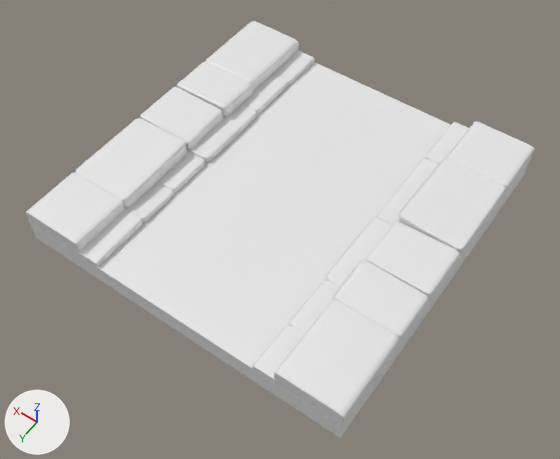
A saved change to the FBX model Assets/Models/Sewer_Blockout/SM_Floor_4x4.fbx.
Rendered twice from a 50 mm lens placed at (-10.47, 5.37, 13.16), pointed at (-4.25, -3.34, -0.53). The lights are fixed; the arrows at lower left show +X, +Y and +Z. The older version comes first. Where no turn or scale is listed for an object, it has been applied to the vertices.
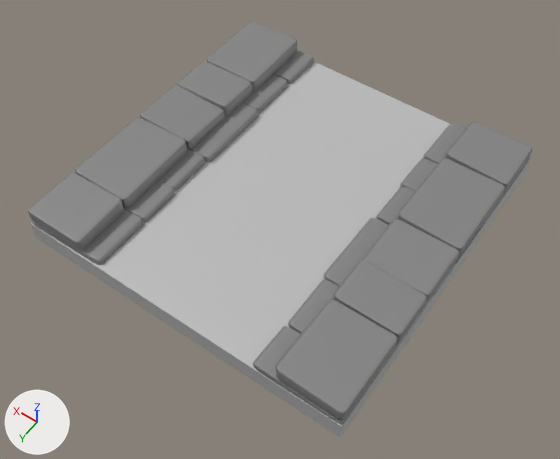
What the commit changed:
Material 'Floor' (mat_floor) is new.
Its base color is (0.5, 0.5, 0.5) (grey #bcbcbc).
Material 'Brick' (mat_brick) is new.
Its base color is (0.231, 0.231, 0.231) (grey #848484).
me_mesh is used by ob_polysurface5841; location (0.0, 0.0, -0.01).
me_mesh had 1240 vertices, 1194 faces and spanned x -8.02..0.0, y -8.0..0.0, z -0.5..0.5.
me_mesh now has 1240 vertices, 1194 faces and spans x -8.0..0.0, y -8.0..0.0, z -0.5..0.49.
me_mesh part 1: all 1188 faces centred in x -8.02..0.0, y -8.0..0.0, z 0.01..0.48 switch from mat_openpbr_shader1 (white #e7e7e7) to mat_brick (grey #848484).
me_mesh part 2: all 6 faces centred in x -8.0..0.0, y -8.0..0.0, z -0.5..0.0 switch from mat_openpbr_shader1 (white #e7e7e7) to mat_floor (grey #bcbcbc).
Edits to the shape of me_mesh do not show in these pictures.
Object 'polySurface5841' (ob_polysurface5841) moves from (0.0, 0.0, -0.01) to (0.0, 0.0, 0.0).

Boxes (x1, y1, x2, y2) around the edits, measured in the pictures (560 x 459 px):
'polySurface5841', recoloured, moved (white to grey)
    before: (26, 21, 534, 438)
    after: (28, 22, 532, 438)
part 1 of me_mesh, recoloured (white to grey)
    both: (28, 22, 532, 424)
part 2 of me_mesh, recoloured (white to grey)
    both: (31, 62, 528, 438)
